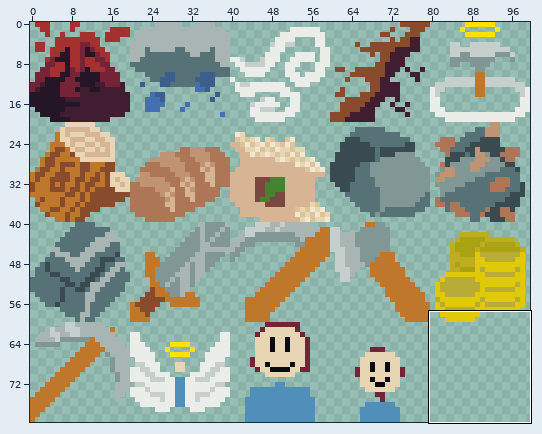
File history of a sprite sheet, UI/ResourceTrack/Assets/ui.png. Above: a wide view before the commit, with the close-up outlined.
Close-up. Earlier state:
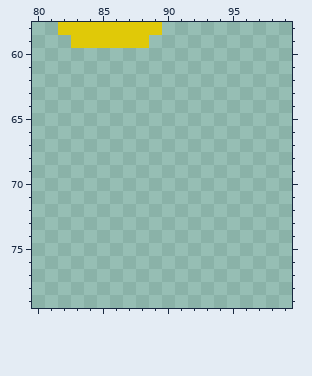
The file is 100x80 pixels. Shown: x 80..99, y 58..79. The commit also changed other parts of the picture, which this record leaves out.
The same view after the edit:
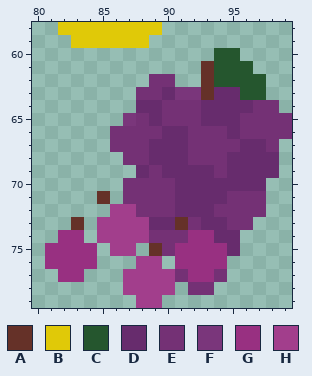
Palette (. is transparent): A #653128  B #e0c908  C #25562e  D #672c6d  E #743175  F #7a367b  G #983081  H #a23e8c
The edit:
y 60: x 94..95 .. -> CC
y 61: x 93..96 .... -> ACCC
y 62: x 89..90 .. -> EE; x 93..97 ..... -> ACCCC
y 63: x 88..97 .......... -> EEDFFADDCC
y 64: x 88..98 ........... -> DDEEEDDDDEE
y 65: x 87..99 ............. -> FEDEEEDDDEEEE
y 66: x 86..99 .............. -> EEEEDDEEEDEEEE
y 67: x 86..98 ............. -> EEEDDDEEEEDDE
y 68: x 87..98 ............ -> EEDDDEEEDDDD
y 69: x 88..98 ........... -> DEDDDDEDDDD
y 70: x 87..97 ........... -> EEEEDDDDDDD
y 71: x 85 . -> A; x 87..97 ........... -> EEEEDDDDEEE
y 72: x 86..97 ............ -> HHEEEDDDEEEE
y 73: x 83 . -> A; x 85..96 ............ -> HHHHDDAEDDEE
y 74: x 82..83 .. -> GG; x 85..95 ........... -> HHHHEEEGGDD
y 75: x 81..84 .... -> GGGG; x 86..87 .. -> HH; x 89..95 ....... -> AEGGGGD
y 76: x 81..84 .... -> GGGG; x 88..89 .. -> HH; x 91..94 .... -> GGGG
y 77: x 82..83 .. -> GG; x 87..94 ........ -> HHHHEGGE
y 78: x 87..90 .... -> HHHH; x 92..93 .. -> EE
y 79: x 88..89 .. -> HH
